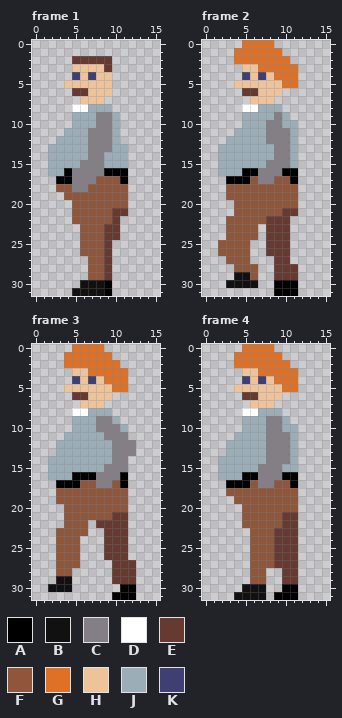
Two versions of one pixel-art file, assets/1.aseprite. That is the earlier state.
16x32 pixels, 17 frames. Shown: frame 1, frame 2, frame 3, frame 4. The commit also changed other frames, which this record leaves out.
Palette (. is transparent): A #000000  B #111111  C #847e87  D #ffffff  E #663931  F #8f563b  G #df7126  H #eec39a  J #9badb7  K #3f3f74
Now the later version:
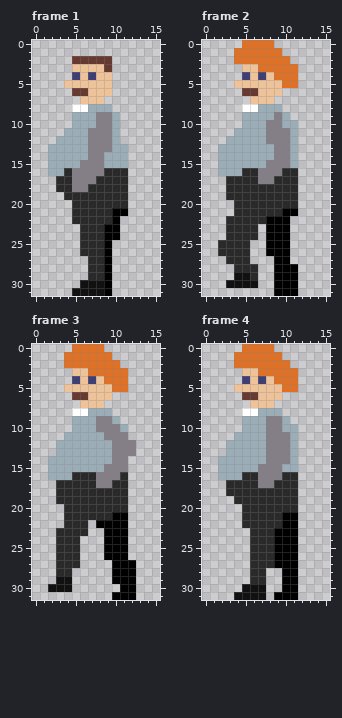
The edit:
@@ palette @@
-F #8f563b
+F #2a2a2a
--- frame 1, layer "pant"
@@ x 0..15 @@
 15 ..JJJJCCCJJJ....
-16 ..JJACCCCAAA....
-17 ...AACCCFFFA....
+16 ..JJFCCCCFFF....
+17 ...FFCCCFFFF....
 18 ...FFCCFFFFF....
@@ x 7..13 @@
 20 FFFFF..
-21 FFFEE..
-22 FFFE...
-23 FFEE...
-24 FFEE...
-25 FFE....
-26 FFE....
-27 FFE....
-28 FFE....
-29 FFE....
+21 FFFAA..
+22 FFFA...
+23 FFAA...
+24 FFAA...
+25 FFA....
+26 FFA....
+27 FFA....
+28 FFA....
+29 FFA....
 30 BBA....
--- frame 2, layer "pant"
@@ x 0..15 @@
 15 ..JJJJJJCCCJ....
-16 ..JJJAACCCAA....
-17 ...AAAFCCFFA....
+16 ..JJJFFCCCFF....
+17 ...FFFFCCFFF....
 18 ...FFFFFFFFF....
@@ x 6..13 @@
 20 FFFFFF..
-21 FFFFEE..
-22 FFEEE...
-23 F.EEE...
-24 F.EEE...
-25 ..EEE...
-26 ..EEE...
-27 ...EE...
-28 F..EEE..
-29 F..EEE..
+21 FFFFAA..
+22 FFAAA...
+23 F.AAA...
+24 F.AAA...
+25 ..AAA...
+26 ..AAA...
+27 ...AA...
+28 F..AAA..
+29 F..AAA..
 30 B..AAA..
--- frame 3, layer "pant"
@@ x 0..15 @@
 15 ..JJJJJJJCCC....
-16 ..JJJAAACCCA....
-17 ...AAAFFCCFA....
+16 ..JJJFFFCCCF....
+17 ...FFFFFCCFF....
 18 ...FFFFFFFFF....
@@ x 6..14 @@
 20 FFFFFF...
-21 FFFFEE...
-22 F.EEEE...
-23 F..EEE...
-24 ...EEE...
-25 ...EEE...
-26 ...EEE...
-27 ....EEE..
-28 ....EEE..
-29 ....EEE..
+21 FFFFAA...
+22 F.AAAA...
+23 F..AAA...
+24 ...AAA...
+25 ...AAA...
+26 ...AAA...
+27 ....AAA..
+28 ....AAA..
+29 ....AAA..
 30 .....AA..
--- frame 4, layer "pant"
@@ x 0..15 @@
 15 ..JJJJJCCCJJ....
-16 ..JJJAACCCAA....
-17 ...AAAFCCFFA....
+16 ..JJJFFCCCFF....
+17 ...FFFFCCFFF....
 18 ...FFFFFFFFF....
@@ x 7..13 @@
 20 FFFFF..
-21 FFFEE..
-22 FFFEE..
-23 FFEEE..
-24 FFEEE..
-25 FFEEE..
-26 FFEEE..
-27 FFEEE..
-28 F..EE..
-29 F..EE..
+21 FFFAA..
+22 FFFAA..
+23 FFAAA..
+24 FFAAA..
+25 FFAAA..
+26 FFAAA..
+27 FFAAA..
+28 F..AA..
+29 F..AA..
 30 B..AA..
Where, in picture pixels (left, top, right, bottom), the same in both pictures:
changed: (56, 168, 128, 280)
changed: (218, 168, 298, 280)
changed: (56, 472, 136, 584)
changed: (226, 472, 298, 584)
